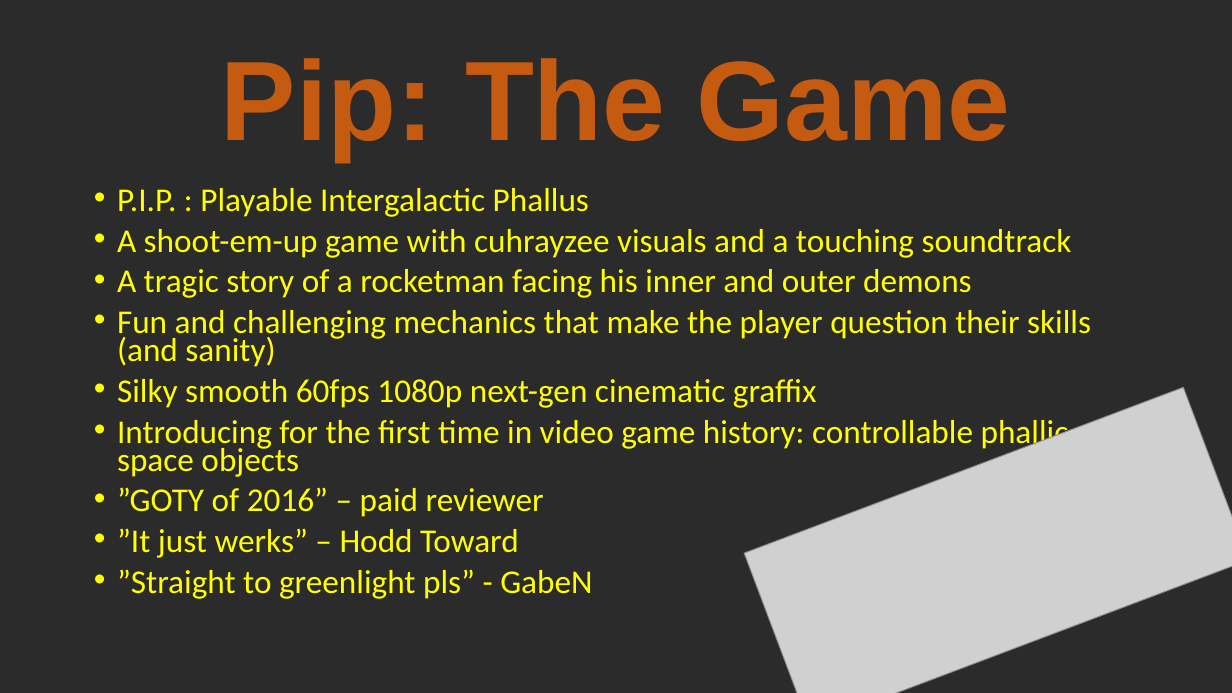
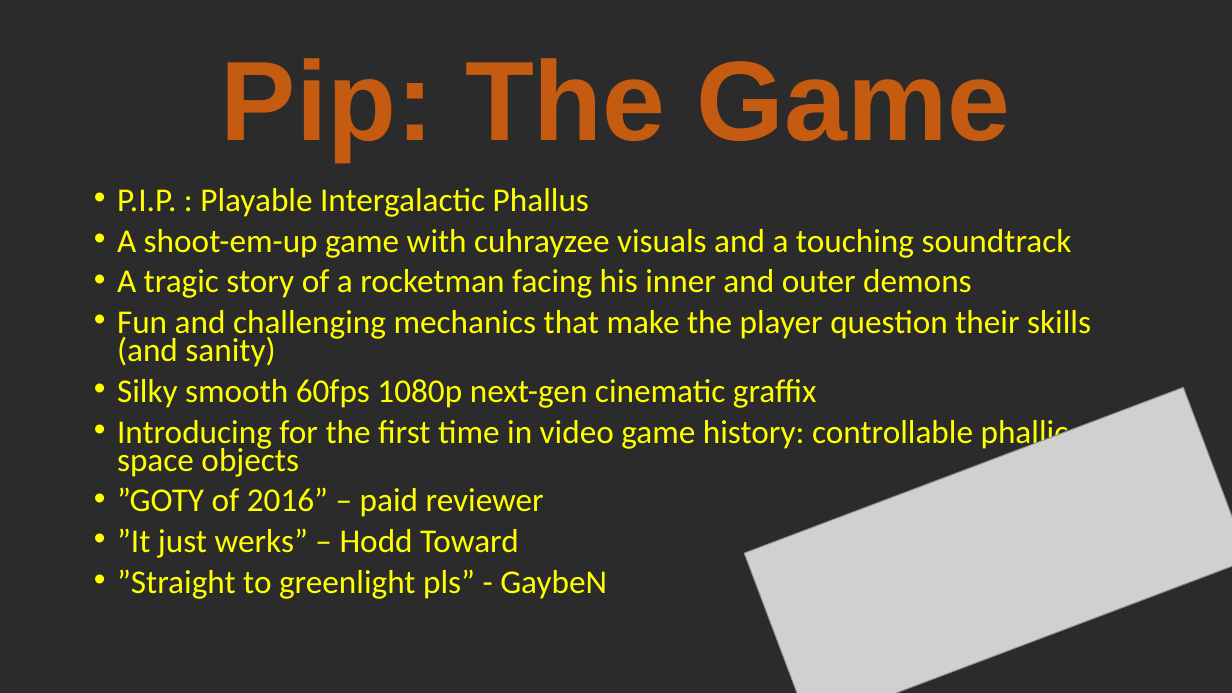
Before and after one commit to chiekaze/Pip, a slide deck: slide 1 of Pip pitch.pptx. Drawn at 1232x693 pixels with LibreOffice and Linux fonts; fonts in the diff are those of the drawing; grey boxes stand for pictures; background and template pictures are left out; a plain dark background stands for a picture behind light text. Boxes give left, top, right and bottom in pixels: in the first picture for what was removed or moved away, otherwise in the second. Text is boxed around its words. In the diff, an @@ line names an element or a change of style, - is before the commit and + after.

```diff
--- a/Pip pitch.pptx
+++ b/Pip pitch.pptx
@@ text at (117,569,607,599): text changed @@
-• ”Straight to greenlight pls” - GabeN
+• ”Straight to greenlight pls” - GaybeN
```
